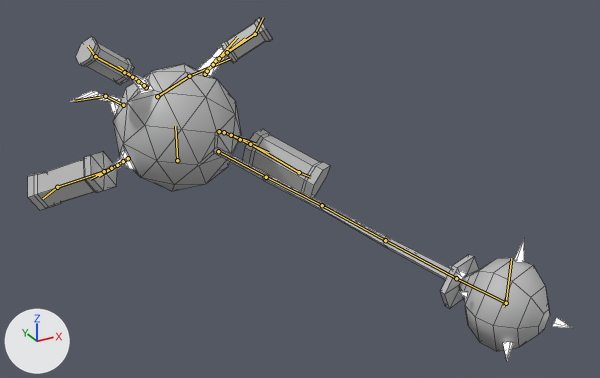
One commit to the Blender file Client/Arts/LigntningEnemy.blend: the scene before it, then after it.
Camera for both pictures: a 50 mm camera at (-4.05, -9.82, 4.58) aimed at (0.42, -1.69, 0.52). Lighting does not change. The marker at lower left points along +X, +Y and +Z. Both versions are drawn at frame 45 of the action 'Attack_TripleTail'; the numbers are the values there. The bones that bend it are drawn over the model as lines. Mesh edges are drawn as thin lines.

In view in the first picture: 'LightningEnemy'.
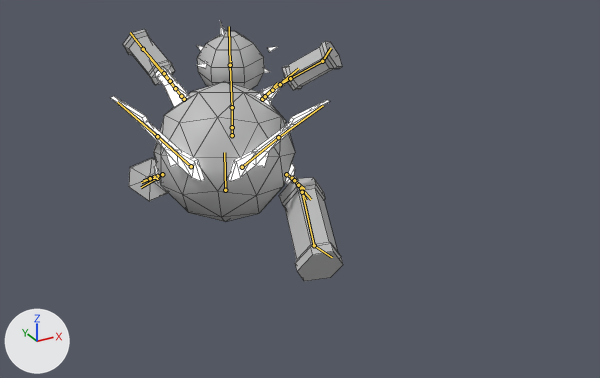
Changed parts and their boxes [x1, y1, x2, y2] in the pictures (600 x 378 px):
'LightningEnemy', posed (57% narrower, 24% shorter)
    before: [28, 18, 572, 360]
    after: [111, 21, 343, 281]
bone 'BodyRoot', root to tip
    before: (177, 160) to (175, 126)
    after: (225, 190) to (224, 152)
bone 'Tail_Electricity_IKOnly', root to tip
    before: (506, 303) to (503, 306)
    after: (230, 65) to (231, 61)
bone 'EyeRoot.R', root to tip
    before: (157, 96) to (189, 76)
    after: (191, 166) to (157, 136)
bone 'Eye_1.R', root to tip
    before: (189, 76) to (230, 58)
    after: (157, 136) to (117, 102)
bone 'EyeRoot.L', root to tip
    before: (123, 105) to (105, 96)
    after: (242, 167) to (278, 137)
bone 'Eye_1.L', root to tip
    before: (105, 96) to (74, 101)
    after: (278, 137) to (323, 105)
bone 'Trail_Control', root to tip
    before: (506, 303) to (511, 258)
    after: (230, 65) to (229, 26)
bone 'UpperCoil_Control.L', root to tip
    before: (95, 56) to (88, 46)
    after: (322, 61) to (331, 48)
bone 'LowerCoil_Control.R', root to tip
    before: (299, 172) to (310, 177)
    after: (157, 178) to (141, 187)
bone 'LowerCoil_Control.L', root to tip
    before: (57, 187) to (43, 198)
    after: (314, 245) to (332, 257)
bone 'UpperCoil_Control.R', root to tip
    before: (255, 34) to (263, 17)
    after: (143, 49) to (130, 32)

The edits, one by one:
Bone 'BodyRoot' (bone_bodyroot) moves from (-0.112, 0.56, -1.099) to (0.0, 0.63, 0.396).
Bone 'BodyRoot' (bone_bodyroot) turns from (-1, 915, 0) to (-1, -30, 0) degrees about its own x, y and z.
Bone 'Tail_Electricity_IKOnly' (bone_tail_electricity_ikonly) turns from (-42, -54, -49) to (-12, -8, -13) degrees about its own x, y and z.
Bone 'EyeRoot.R' (bone_eyeroot_r) moves from (0.035, 0.021, 0.018) to (0.009, 0.005, 0.004).
Bone 'Eye_1.R' (bone_eye_1_r) turns from (-5, 3, 12) to (-1, 1, 3) degrees about its own x, y and z.
Bone 'EyeRoot.L' (bone_eyeroot_l) moves from (-0.038, 0.023, 0.019) to (-0.009, 0.005, 0.004).
Bone 'Eye_1.L' (bone_eye_1_l) turns from (-3, 4, -23) to (-1, 1, -6) degrees about its own x, y and z.
Bone 'Trail_Control' (bone_trail_control) moves from (-0.253, -1.515, -3.825) to (0.0, -0.044, 0.608).
Bone 'UpperCoil_Control.L' (bone_uppercoil_control_l) moves from (0.251, 0.159, 0.103) to (0.315, 0.182, 0.166).
Bone 'LowerCoil_Control.R' (bone_lowercoil_control_r) moves from (-0.15, -0.234, -1.169) to (-0.316, -0.554, -1.197).
Bone 'LowerCoil_Control.L' (bone_lowercoil_control_l) moves from (0.172, -0.098, 0.878) to (0.311, -0.319, 0.975).
Bone 'UpperCoil_Control.R' (bone_uppercoil_control_r) moves from (-0.215, 0.15, -0.344) to (-0.148, 0.105, -0.422).
